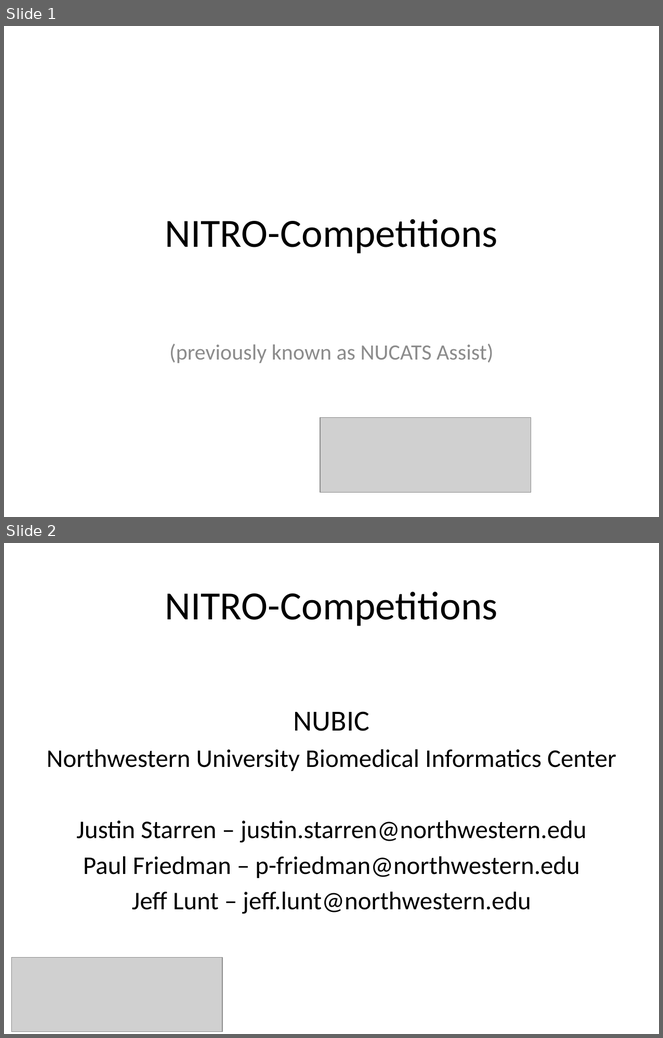
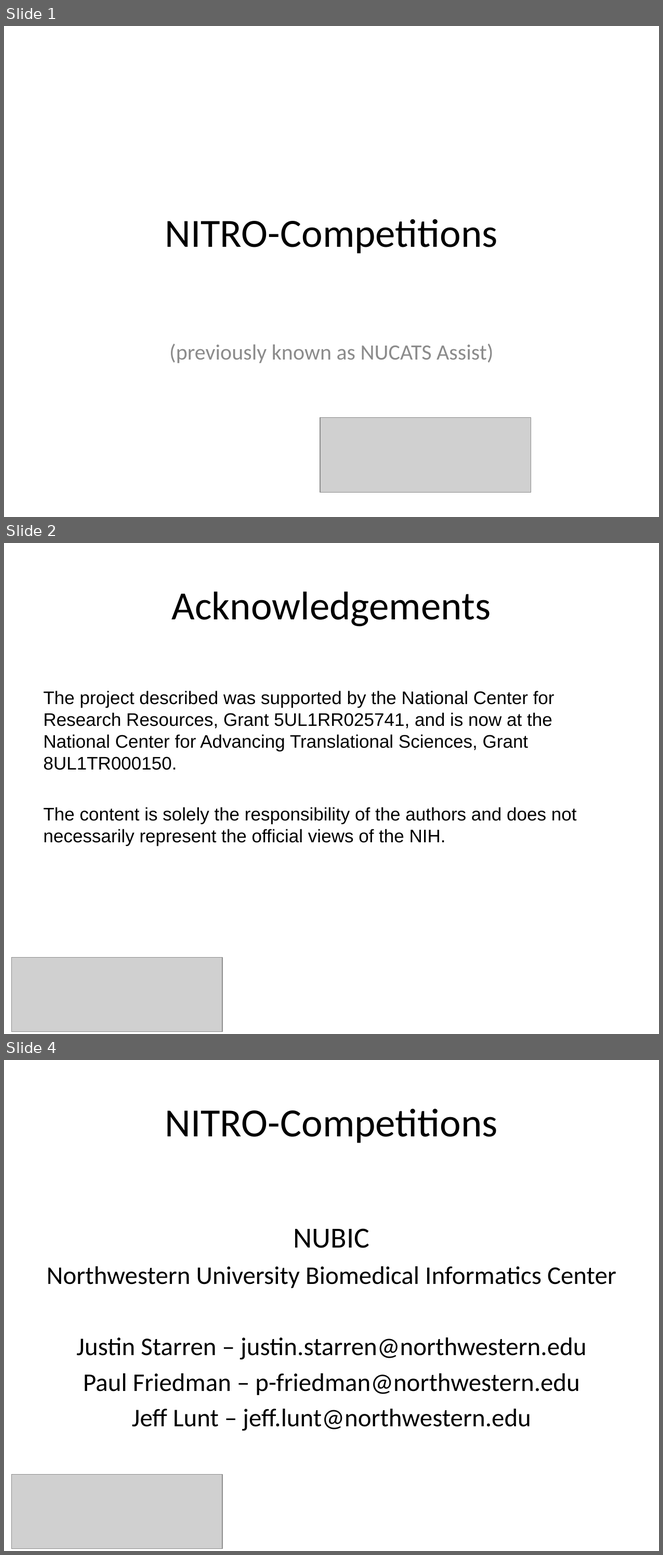
Before and after one commit to NUBIC/nitro-competitions, a slide deck: doc/presentations/20141107_NITRO-Competitions_CTS-AMIA.pptx. Shown one above the other, each under a label of ours: slides 1 and 2 before the commit, slides 1, 2 and 4 after it; the slides between them are not shown. The pictures are 663x1038 and 663x1555 pixels, drawn with LibreOffice and Linux fonts; fonts in the diff are those of the drawing; grey boxes stand for pictures; background and template pictures are left out. Boxes give left, top, right and bottom in pixels: in the first picture for what was removed or moved away, otherwise in the second. Text is boxed around its words. In the diff, an @@ line names an element or a change of style, - is before the commit and + after.

```diff
--- a/doc/presentations/20141107_NITRO-Competitions_CTS-AMIA.pptx
+++ b/doc/presentations/20141107_NITRO-Competitions_CTS-AMIA.pptx
@@ slide 2 added at bbox=[4, 543, 659, 1034], background #FFFFFF @@
@@ title added at bbox=[172, 591, 491, 627], 44 pt, text #000000 @@
+Acknowledgements
@@ text added at bbox=[44, 691, 577, 846], 20 pt, text #000000 @@
+The project described was supported by the National Center for Research Resources, Grant 5UL1RR025741, and is now at the National Center for Advancing Translational Sciences, Grant 8UL1TR000150.
+The content is solely the responsibility of the authors and does not necessarily represent the official views of the NIH.
@@ picture added at bbox=[12, 958, 223, 1032] @@
@@ what was slide 2 is now slide 4 @@
```
Also in this commit, not shown: 2 slides changed.
